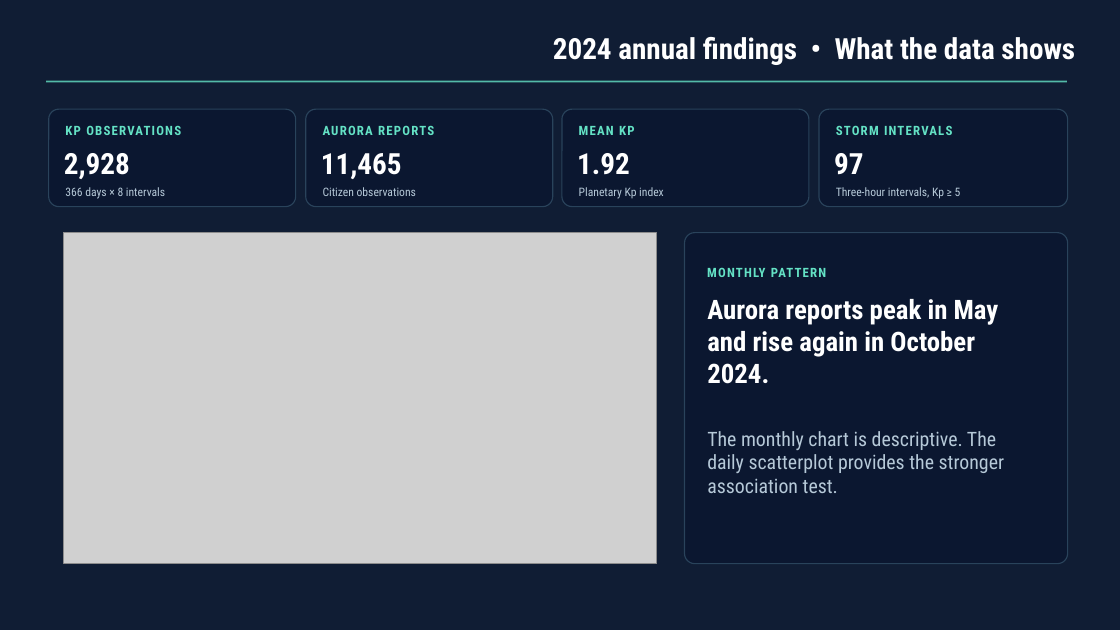
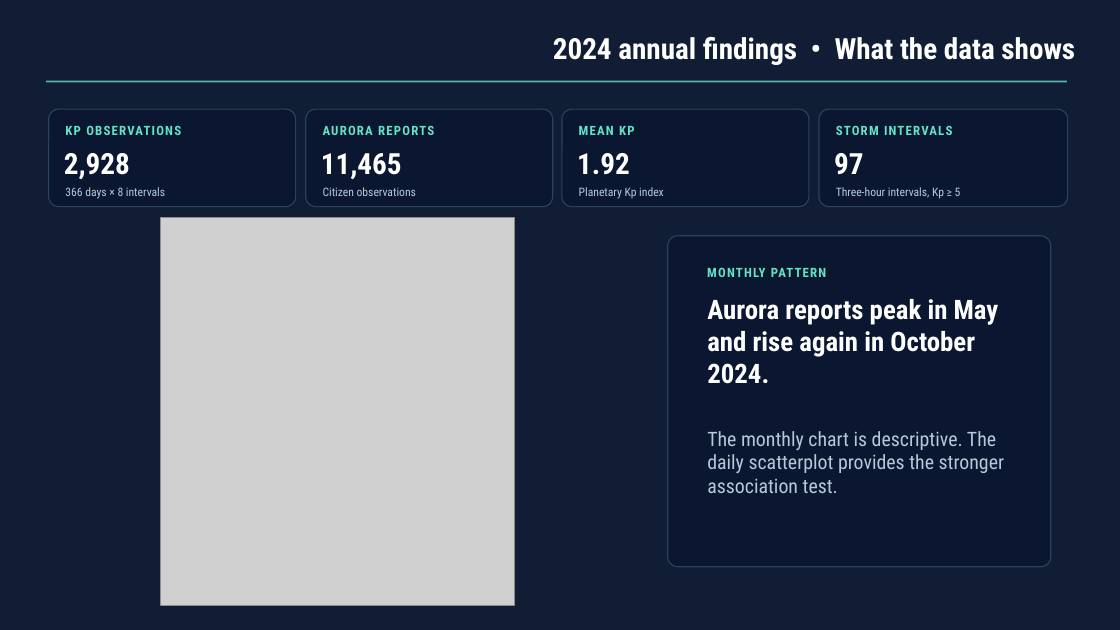
Before and after one commit to mohamedayas16/Semester_2_CS_2026, a slide deck: slide 7 of docs/Geomagnetic_Aurora_PIA_2024_With_Closing_Slides.pptx. Drawn at 1120x630 pixels with LibreOffice and Linux fonts; fonts in the diff are those of the drawing; grey boxes stand for pictures; background and template pictures are left out. Boxes give left, top, right and bottom in pixels: in the first picture for what was removed or moved away, otherwise in the second. Text is boxed around its words. In the diff, an @@ line names an element or a change of style, - is before the commit and + after.

```diff
--- a/docs/Geomagnetic_Aurora_PIA_2024_With_Closing_Slides.pptx
+++ b/docs/Geomagnetic_Aurora_PIA_2024_With_Closing_Slides.pptx
@@ picture: place and size @@
-picture at <box>64,233,657,564</box>
+picture at <box>160,218,515,605</box>
@@ rounded rectangle: place and size @@
-rounded rectangle at <box>685,233,1068,564</box>
+rounded rectangle at <box>668,236,1051,567</box>
```
Also in this commit, not shown: 1 other slide changed, 1 slide removed, 2 other files.
